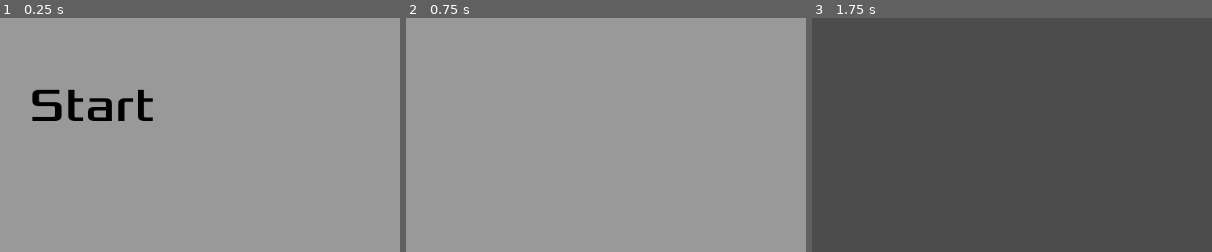
Above: before the commit, frames 1-3 (left to right).
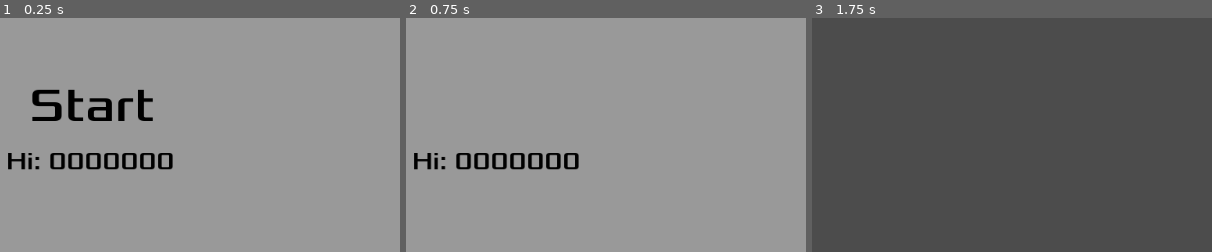
Above: after the commit, the same moments.

Repository: Boyquotes/Godot-Detris
Game: Godot game, scene res://TitleScreen.tscn
Two runs of this game, one before a commit and one after it. Both use one fixed random seed, a clock stepped at 60 frames per second and the inputs below. The project has no main scene, so this scene is started directly. Sound files missing from this copy of the repository are replaced by a short silence.
Inputs:
- Up to frame 1 (0.25 s): no input
- Up to frame 2 (0.75 s): tap Enter at 0.5 s; hold D (mino_right) from 0.53 s (still down); hold Z (mino_anticlockwise) from 0.53 s (still down)
- Up to frame 3 (1.75 s): release D (mino_right) at 1.28 s; release Z (mino_anticlockwise) at 1.28 s; hold A (mino_left) from 1.28 s (still down); tap X (mino_clockwise) at 1.35 s
The pictures show only the part of the screen within x 39-89%, y 50-100%; the shares and areas given below are measured in that part.

The runs differ from the first frame. In frame 1, 1.6% of the frame differs, in the area x 2-44%, y 57-65%; in frame 2, 1.6%; in frame 3, nothing differs.

Commit message:
Show high score on title screen

Diff:
--- a/TitleScreen.gd
+++ b/TitleScreen.gd
@@ -7,6 +7,7 @@
 func _ready() -> void:
 	# warning-ignore: RETURN_VALUE_DISCARDED
 	connect("game_started", Global, "_on_TitleScreen_game_started")
+	$Control/HiScore.text = "Hi: %07d" % Global.high_score
 
 
 func _input(event : InputEvent) -> void:
@@ -16,16 +17,16 @@
 	):
 		set_process_input(false)
 		$AudioStreamPlayer.play()
-		$Control/Label.hide()
+		$Control/StartLabel.hide()
 		$BlinkTimer.start()
 		$StartTimer.start()
 
 
 func _on_BlinkTimer_timeout() -> void:
-	if $Control/Label.visible:
-		$Control/Label.hide()
+	if $Control/StartLabel.visible:
+		$Control/StartLabel.hide()
 	else:
-		$Control/Label.show()
+		$Control/StartLabel.show()
 
 
 func _on_StartTimer_timeout() -> void:
--- a/TitleScreen.tscn
+++ b/TitleScreen.tscn
@@ -11,6 +11,10 @@
 
 [sub_resource type="Theme" id=2]
 Label/fonts/font = SubResource( 3 )
+
+[sub_resource type="DynamicFont" id=4]
+size = 32
+font_data = ExtResource( 2 )
 
 [node name="TitleScreen" type="Node2D"]
 script = ExtResource( 3 )
@@ -45,7 +49,7 @@
 "_edit_use_anchors_": false
 }
 
-[node name="Label" type="Label" parent="Control"]
+[node name="StartLabel" type="Label" parent="Control"]
 anchor_left = 0.5
 anchor_top = 0.5
 anchor_right = 0.5
@@ -59,6 +63,16 @@
 "_edit_use_anchors_": false
 }
 
+[node name="HiScore" type="Label" parent="Control"]
+anchor_top = 0.5
+anchor_right = 1.0
+anchor_bottom = 0.5
+margin_top = 164.0
+margin_bottom = 237.0
+custom_fonts/font = SubResource( 4 )
+text = "Hi: 0"
+align = 1
+
 [node name="AudioStreamPlayer" type="AudioStreamPlayer" parent="."]
 stream = ExtResource( 4 )
 
Not shown: 1 places in TitleScreen.tscn that only renumber resources
